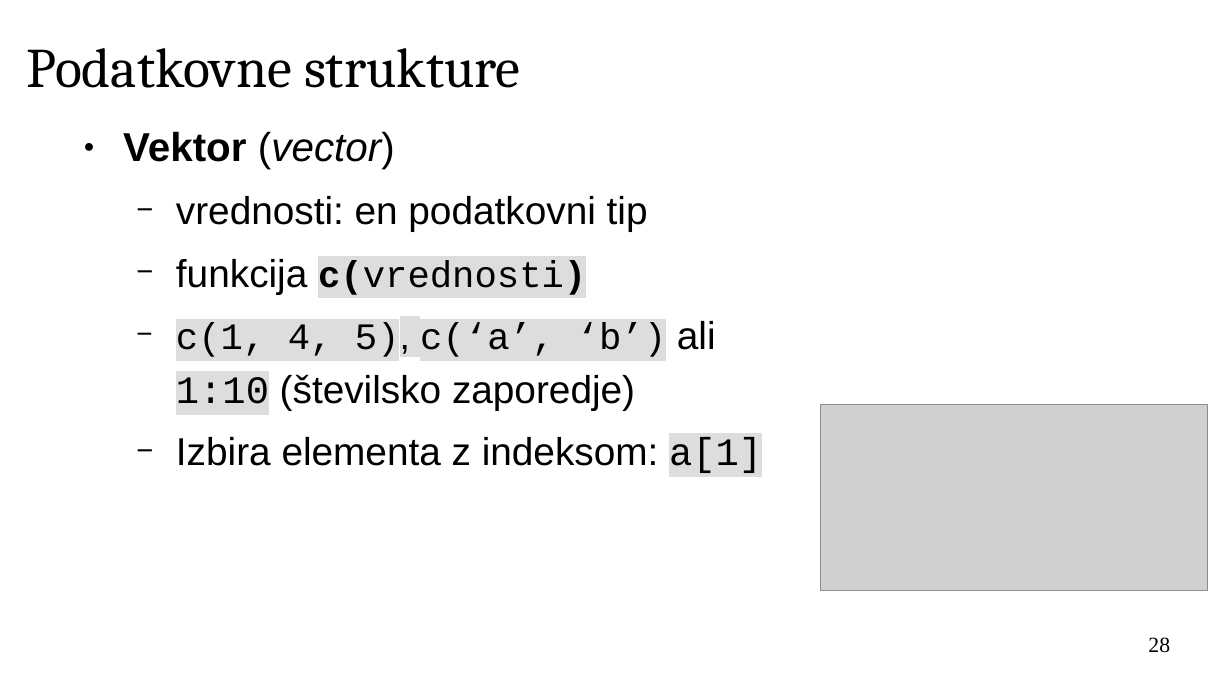
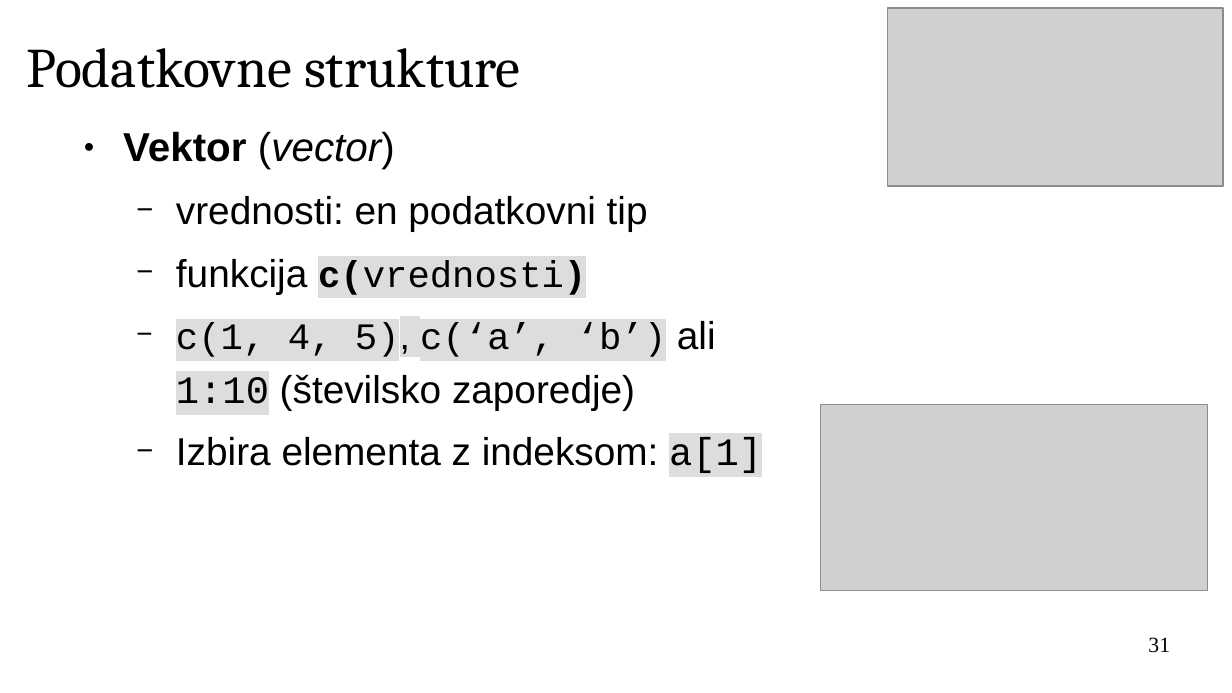
Before and after one commit to janaobsteter/R_tecaj, a slide deck: slide 31 of ModulA/IT_Rtecaj_ModulA.odp (slide 28 before the commit). Drawn at 1232x693 pixels with LibreOffice and Linux fonts; fonts in the diff are those of the drawing; grey boxes stand for pictures; background and template pictures are left out. Boxes give left, top, right and bottom in pixels: in the first picture for what was removed or moved away, otherwise in the second. Text is boxed around its words. In the diff, an @@ line names an element or a change of style, - is before the commit and + after.

```diff
--- a/ModulA/IT_Rtecaj_ModulA.odp
+++ b/ModulA/IT_Rtecaj_ModulA.odp
@@ picture added at bbox=[888, 8, 1223, 186] @@
@@ page number at bbox=[1148, 637, 1170, 653]: text changed @@
-28
+31
```
Also in this commit, not shown: 5 other slides changed, 3 slides added, 3 other files.
